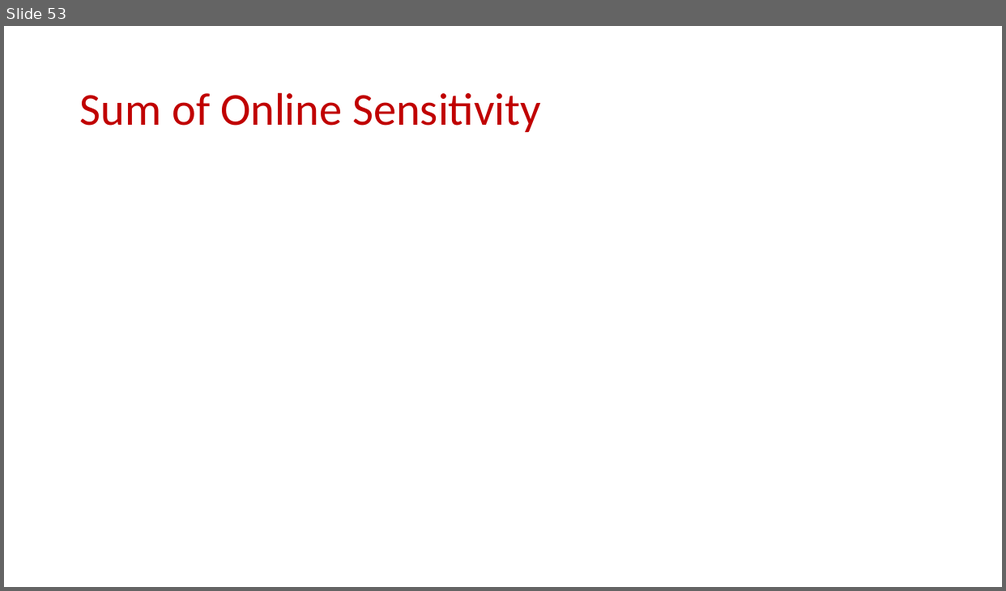
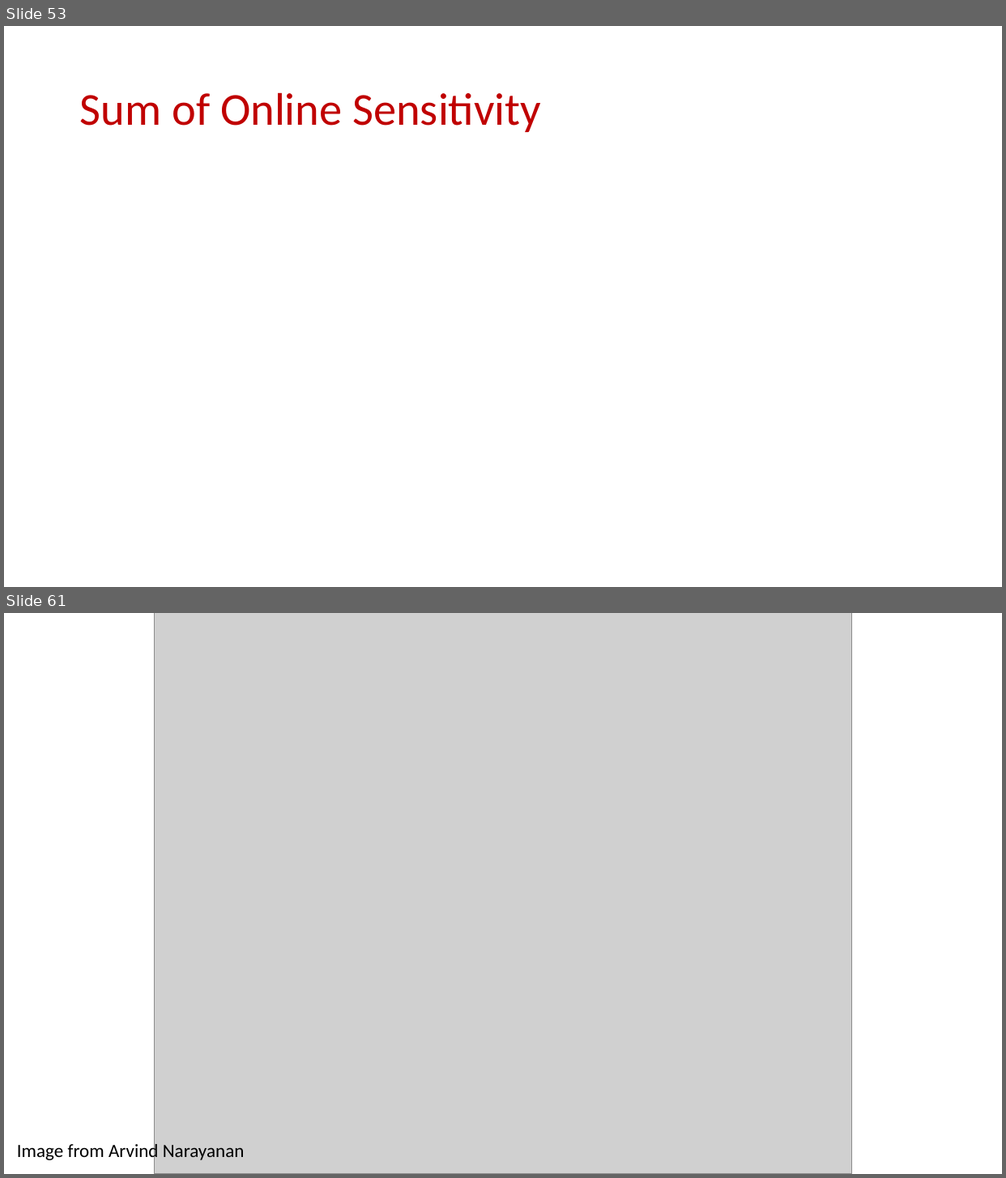
Before and after one commit to samsonzhou/samsonzhou.github.io, a slide deck: CSCE689-23/L22.pptx. Shown one above the other, each under a label of ours: slide 53 before the commit, slides 53 and 61 after it; the slides between them are not shown. The pictures are 1006x591 and 1006x1178 pixels, drawn with LibreOffice and Linux fonts; fonts in the diff are those of the drawing; grey boxes stand for pictures. Boxes give left, top, right and bottom in pixels: in the first picture for what was removed or moved away, otherwise in the second. Text is boxed around its words. In the diff, an @@ line names an element or a change of style, - is before the commit and + after.

```diff
--- a/CSCE689-23/L22.pptx
+++ b/CSCE689-23/L22.pptx
@@ slide 61 added at [4, 613, 1002, 1174], background #FFFFFF @@
@@ picture added at [155, 613, 851, 1174] @@
@@ text added at [17, 1142, 245, 1163], 18 pt, text #000000 @@
+Image from Arvind Narayanan
```
Also in this commit, not shown: 20 other slides added.
